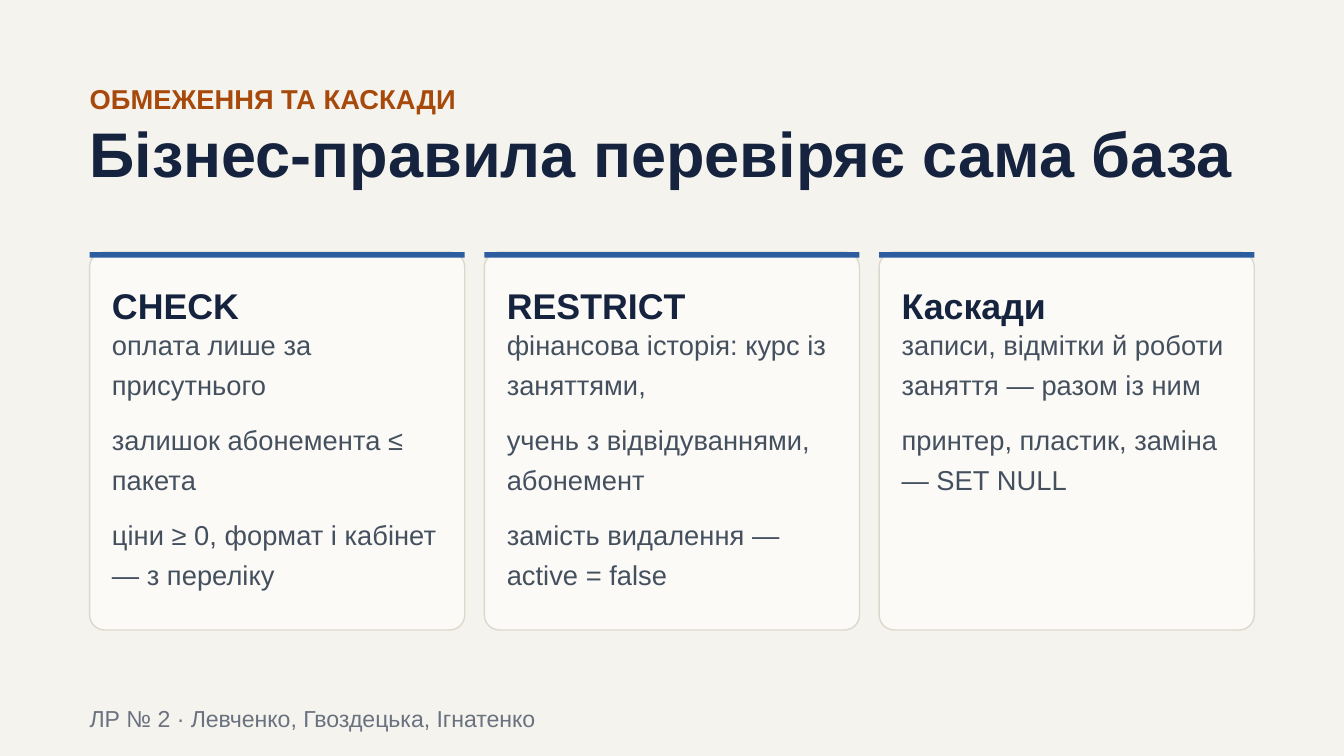
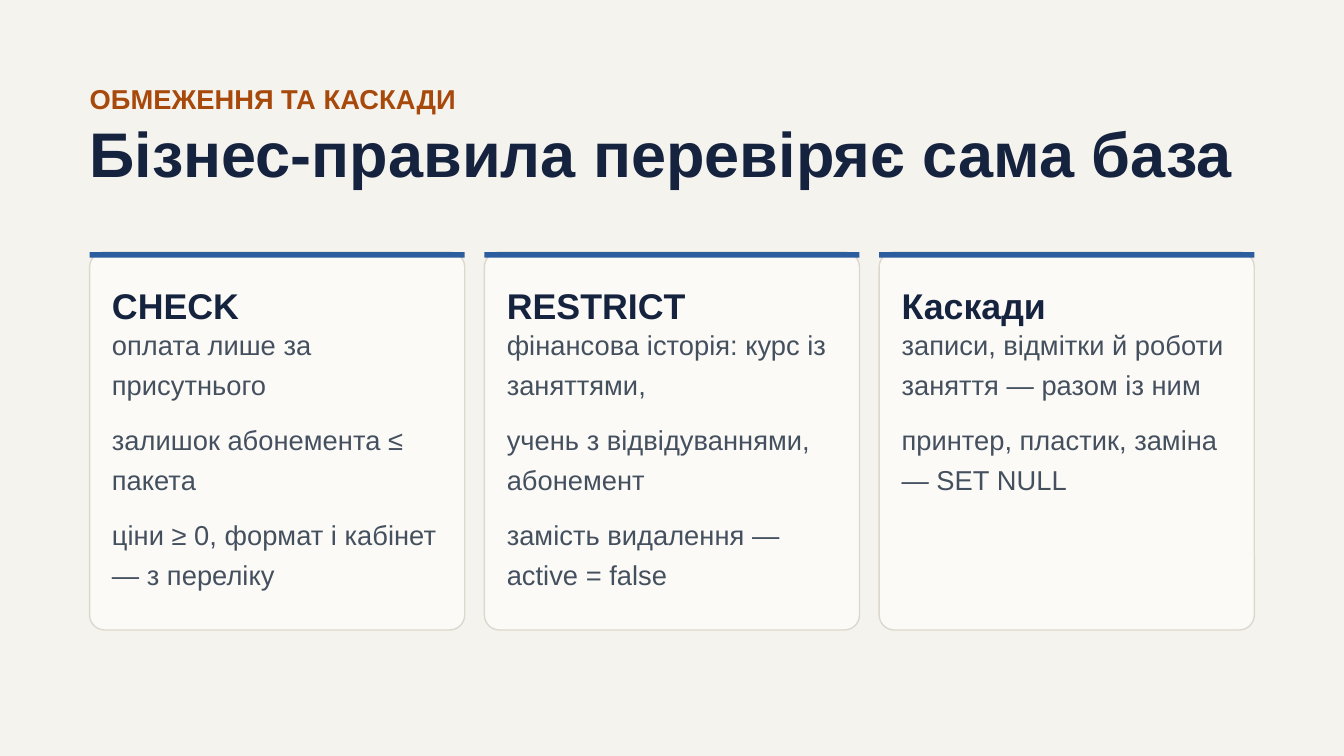
Before and after one commit to ut2ucn-dev/ut2ucn-dev.github.io, a slide deck: slide 7 of docs/db-labs/Презентація_ЛР2.pptx. Drawn at 1344x756 pixels with LibreOffice and Linux fonts; fonts in the diff are those of the drawing. Boxes give left, top, right and bottom in pixels: in the first picture for what was removed or moved away, otherwise in the second. Text is boxed around its words. In the diff, an @@ line names an element or a change of style, - is before the commit and + after.

```diff
--- a/docs/db-labs/Презентація_ЛР2.pptx
+++ b/docs/db-labs/Презентація_ЛР2.pptx
@@ text removed at [90,711,536,732] @@
-ЛР № 2 · Левченко, Гвоздецька, Ігнатенко
```
Also in this commit, not shown: 6 other slides changed, 2 slides added, 1 slide removed, 5 other files.
